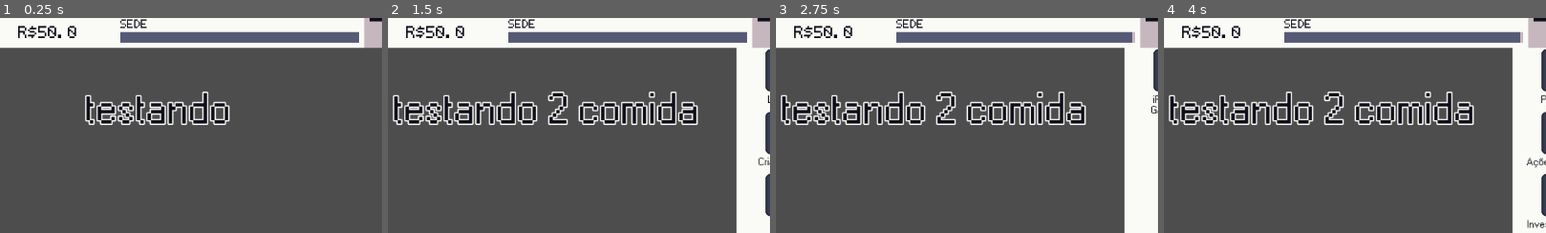
Above: before the commit, frames 1-4 (left to right).
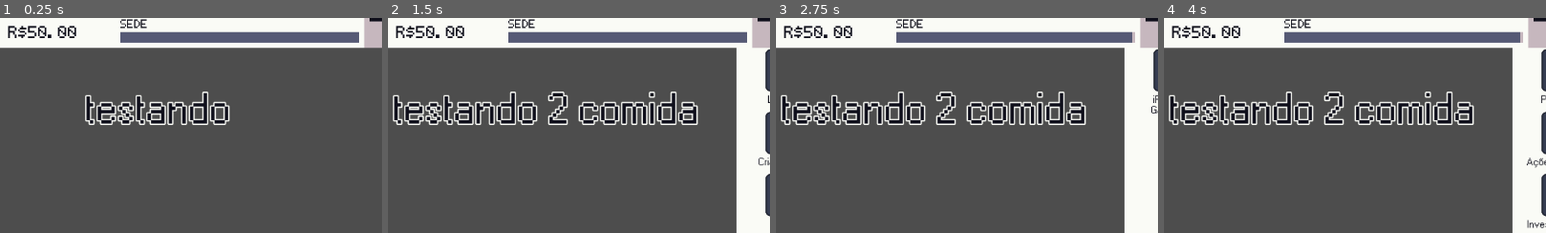
Above: after the commit, the same moments.

Repository: renantomazini-ufpb/octo-happiness
Game: Godot game, scene res://cenas/gui/status.tscn
The game is run twice, just before and just after one commit, with the same random seed, the same clock (stepped at 60 frames per second) and the same inputs. The project has no main scene, so this scene is started directly.
Inputs:
- Up to frame 1 (0.25 s): no input
- Up to frame 2 (1.5 s): click "Comer" at 0.5 s; click "Estudar" at 1.25 s
- Up to frame 3 (2.75 s): click "Trabalhar" at 2 s
- Up to frame 4 (4 s): click "Diversão" at 2.75 s; click "Investir" at 3.5 s
The pictures show only the part of the screen within x 27-77%, y 23-73%; the shares and areas given below are measured in that part.

The runs differ from the first frame. In frame 1, 0.5% of the frame differs, in the area x 2-18%, y 3-10%; in frame 2, 0.5%; in frame 3, 0.5%; in frame 4, 0.5%.

Commit message:
adicionando estilização de dinheiro

Diff:
--- a/cenas/gui/money.gd
+++ b/cenas/gui/money.gd
@@ -15,7 +15,7 @@
 
 func add_din(val):
 	din = din + val
-	$valor_str.text = "R$" +str(din)
+	$valor_str.text = "R$" +  str("%0.2f" % din)
 
 func sub_din(val):
 	din = din - val
--- a/cenas/gui/status.gd
+++ b/cenas/gui/status.gd
@@ -92,7 +92,7 @@
 func controle_horario():
 	var dinheiro_pais = randf_range(10.00, 50.00)
 	while minutos >= 1440:
-		$aviso.avisar("O dia passou, seus pais enviaram \n R$" + str(dinheiro_pais) )
+		$aviso.avisar("O dia passou, seus pais enviaram \n R$" + str("%0.2f" % dinheiro_pais) )
 		add_money(dinheiro_pais)
 		minutos -= 1440
 		dia += 1
